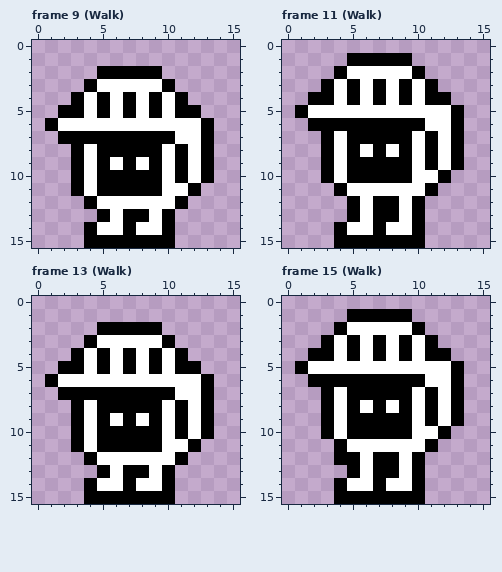
Two states of a pixel-art file, Assets/Sprites/TestPlayer.aseprite. The picture above was drawn from the file before the commit.
16x16 pixels, 18 frames. Shown: frame 9 (Walk), frame 11 (Walk), frame 13 (Walk), frame 15 (Walk). The commit also changed other frames, which this record leaves out.
New version:
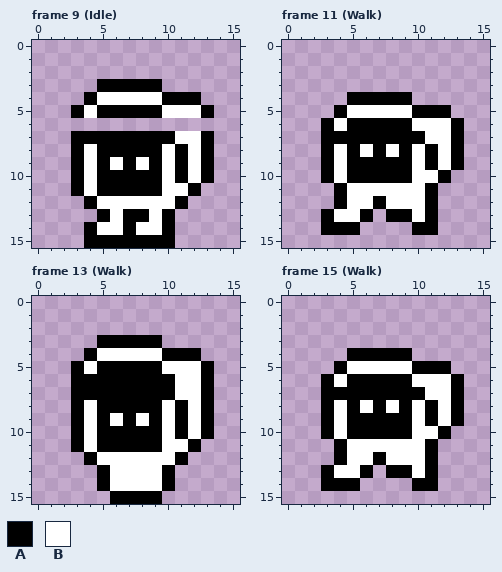
Palette (. is transparent): A #000000  B #ffffff
Change:
Frame 9 (Idle), layer "Layer 1":
Colour A is added in row 4 at x 12; in row 5 at x 13.
Colour A replaces colour B in row 3 at x 5 to 9; in row 4 at x 4 and 10; in row 5 at x 6 and 8.
Colour B replaces colour A in row 4 at x 5, 7 and 9; in row 5 at x 11 to 12.
Colour A is gone in row 2 at x 5 to 9; in row 3 at x 4 and 10; in row 4 at x 3; in row 5 at x 2; in row 6 at x 1 and 13; in row 7 at x 2.
Colour B is gone in row 6 at x 2 to 12.
Frame 11 (Walk), layer "Layer 1":
Colour A is added in row 12 at x 4 and 11; in rows 13 to 14 at x 3 and 11.
Colour A replaces colour B in row 4 at x 6 and 8; in row 5 at x 4 and 10 to 12; in row 7 at x 4 and 10; in row 13 at x 6 and 9; in row 14 at x 5.
Colour B is added in row 13 at x 4.
Colour B replaces colour A in row 6 at x 4 and 10; in row 7 at x 11; in row 12 at x 5, 8 and 10; in row 13 at x 5 and 10.
Colour A is gone in row 1 at x 5 to 9; in row 2 at x 4 and 10; in row 3 at x 3, 5, 7, 9 and 11; in row 4 at x 2 to 3 and 11 to 12; in row 5 at x 1 and 13; in row 6 at x 2.
Colour A is gone in rows 13 to 14 at x 7; in row 15 at x 4 to 10.
Colour B is gone in row 2 at x 5 to 9; in row 3 at x 4, 6, 8 and 10; in row 4 at x 4 and 10; in row 5 at x 2 to 3; in row 14 at x 6 and 8 to 9.
Frame 13 (Walk), layer "Layer 1":
Colour A is added in row 4 at x 12; in row 5 at x 13.
Colour A replaces colour B in row 3 at x 5 to 9; in row 4 at x 4 and 10; in row 5 at x 6 and 8; in row 6 at x 3 to 10; in row 14 at x 5.
Colour B replaces colour A in row 4 at x 5, 7 and 9; in row 5 at x 11 to 12; in row 13 at x 7 to 8; in row 14 at x 7.
Colour A is gone in row 2 at x 5 to 9; in row 3 at x 4 and 10; in row 4 at x 3; in row 5 at x 2; in row 6 at x 1; in row 7 at x 2.
Colour A is gone in row 14 at x 4; in row 15 at x 4 to 5 and 10.
Colour B is gone in row 6 at x 2.
Frame 15 (Walk), layer "Layer 1":
Colour A is added in row 12 at x 11; in rows 13 to 14 at x 3 and 11.
Colour A replaces colour B in row 4 at x 6 and 8; in row 5 at x 4 and 10 to 12; in row 7 at x 4 and 10; in row 13 at x 6 and 9; in row 14 at x 5.
Colour B is added in row 13 at x 4.
Colour B replaces colour A in row 6 at x 4 and 10; in row 7 at x 11; in row 12 at x 5, 8 and 10; in row 13 at x 5 and 10.
Colour A is gone in row 1 at x 5 to 9; in row 2 at x 4 and 10; in row 3 at x 3, 5, 7, 9 and 11; in row 4 at x 2 to 3 and 11 to 12; in row 5 at x 1 and 13; in row 6 at x 2.
Colour A is gone in rows 13 to 14 at x 7; in row 15 at x 4 to 10.
Colour B is gone in row 2 at x 5 to 9; in row 3 at x 4, 6, 8 and 10; in row 4 at x 4 and 10; in row 5 at x 2 to 3; in row 14 at x 6 and 8 to 9.
